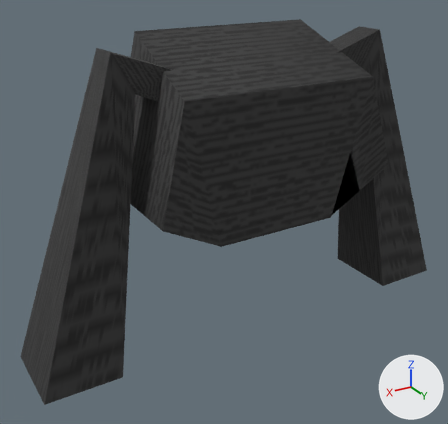
The FBX model MgaUnityProj/Assets/Fundament/Avatar/Artwork/Orignal/Humanoid/Heads/C_GH_Head_F10.FBX: old version first, new version second.
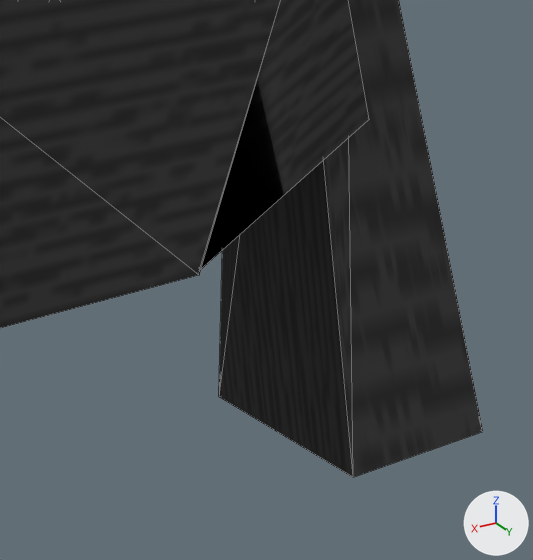
Old and new are each drawn whole from a camera (50 mm lens) standing at (1.076, 1.577, 0.551) and looking at (0.097, -0.055, -0.265) and again close up on the part from 59% to 99% of the width and 29% to 74% of the height. Every picture has the same lights, and +X, +Y and +Z are marked at lower right. The close-ups show mesh edges as thin lines. Where no turn or scale is listed for an object, it has been applied to the vertices.

The scene before the commit, as lines of its bpy script (objects in view):
```python
me_mesh_001 = bpy.data.meshes.new('Mesh.001')
me_mesh_001.from_pydata(...)  # 40 vertices, 68 faces; spans x -0.78..0.79, y -0.2..0.19, z -0.86..0.12
me_mesh_001.materials.append(mat_01___default)  # picture img_hairblack_psd
ob_hair = bpy.data.objects.new('Hair', me_mesh_001)
ob_hair.location = (-0.002, -0.032, 0.194)
```
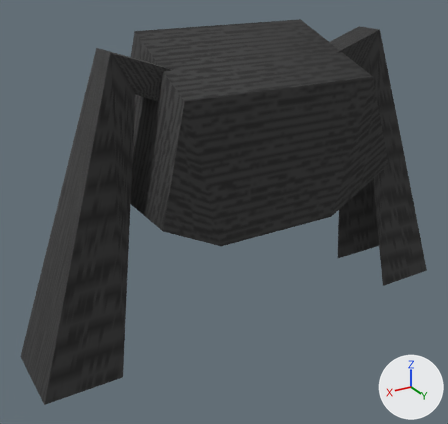
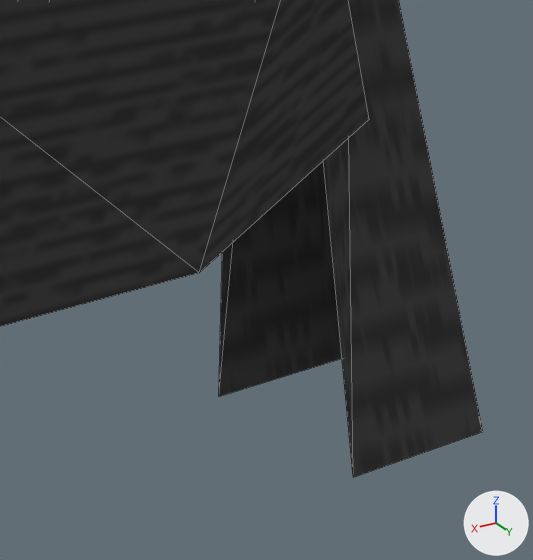
Patch to the scene script:
```diff
--- a/MgaUnityProj/Assets/Fundament/Avatar/Artwork/Orignal/Humanoid/Heads/C_GH_Head_F10.FBX.py
+++ b/MgaUnityProj/Assets/Fundament/Avatar/Artwork/Orignal/Humanoid/Heads/C_GH_Head_F10.FBX.py
@@ me_mesh_001 @@
 # used by ob_hair; location = (-0.002, -0.032, 0.194)
-me_mesh_001.from_pydata(...)  # 40 vertices, 68 faces; spans x -0.78..0.79, y -0.2..0.19, z -0.86..0.12
+me_mesh_001.from_pydata(...)  # 38 vertices, 44 faces; spans x -0.78..0.79, y -0.2..0.19, z -0.86..0.12
+# me_mesh_001 part 1
+# 2 vertices are removed from x -0.21..0.21, y 0.15, z -0.48
+# 27 faces are deleted
+# 3 new faces join them
 me_mesh_001.materials.append(mat_01___default)
```

Location of each change, (x1, y1, x2, y2) in pixels of the close-ups (533 x 560 px):
part 1 of me_mesh_001, cut back: before (0, 0, 353, 477); after (0, 0, 280, 326)
